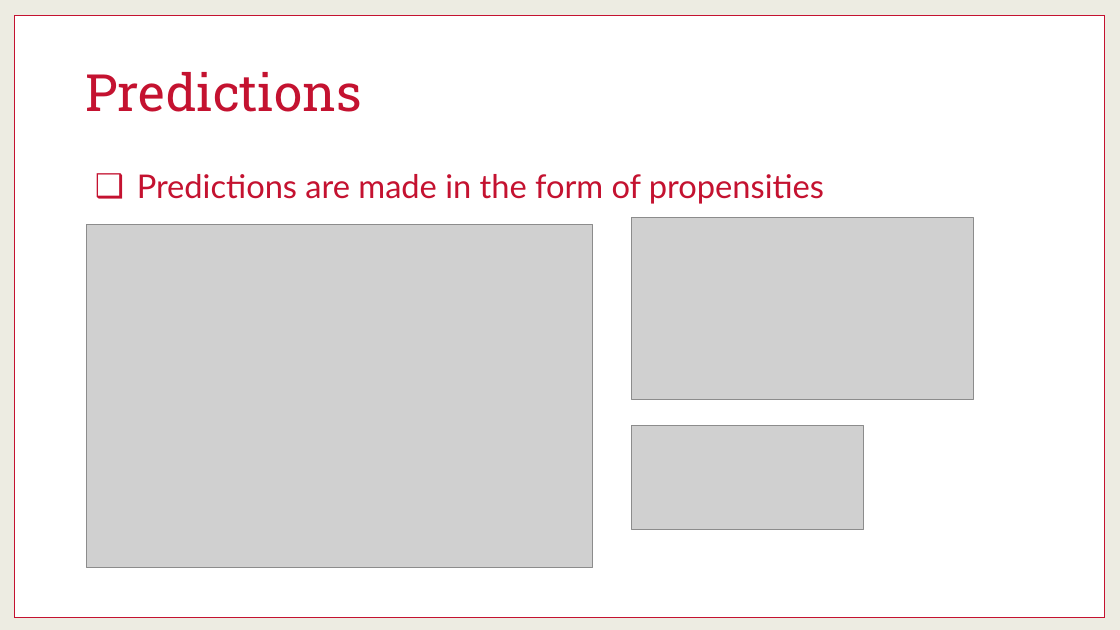
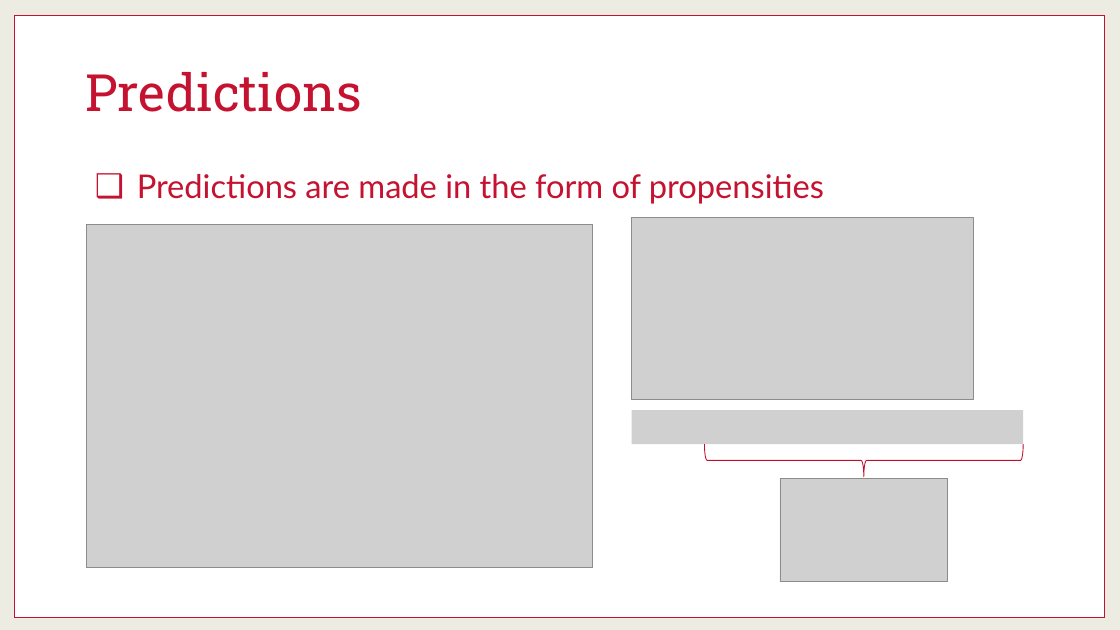
Before and after one commit to martinwg/ISA591, a slide deck: slide 12 of PPT/Module 6 - Logistic Regression (Descriptive).pptx (slide 9 before the commit). Drawn at 1120x630 pixels with LibreOffice and Linux fonts; fonts in the diff are those of the drawing; grey boxes stand for pictures. Boxes give left, top, right and bottom in pixels: in the first picture for what was removed or moved away, otherwise in the second. Text is boxed around its words. In the diff, an @@ line names an element or a change of style, - is before the commit and + after.

```diff
--- a/PPT/Module 6 - Logistic Regression (Descriptive).pptx
+++ b/PPT/Module 6 - Logistic Regression (Descriptive).pptx
@@ picture added at [632,410,1023,444] @@
@@ picture removed at [632,425,864,529] @@
@@ left brace added at [705,444,1023,476], outline #C40D2C 0.75 pt @@
@@ picture added at [781,478,949,582] @@
```
Also in this commit, not shown: 10 other slides changed, 11 slides added, 2 slides removed.
